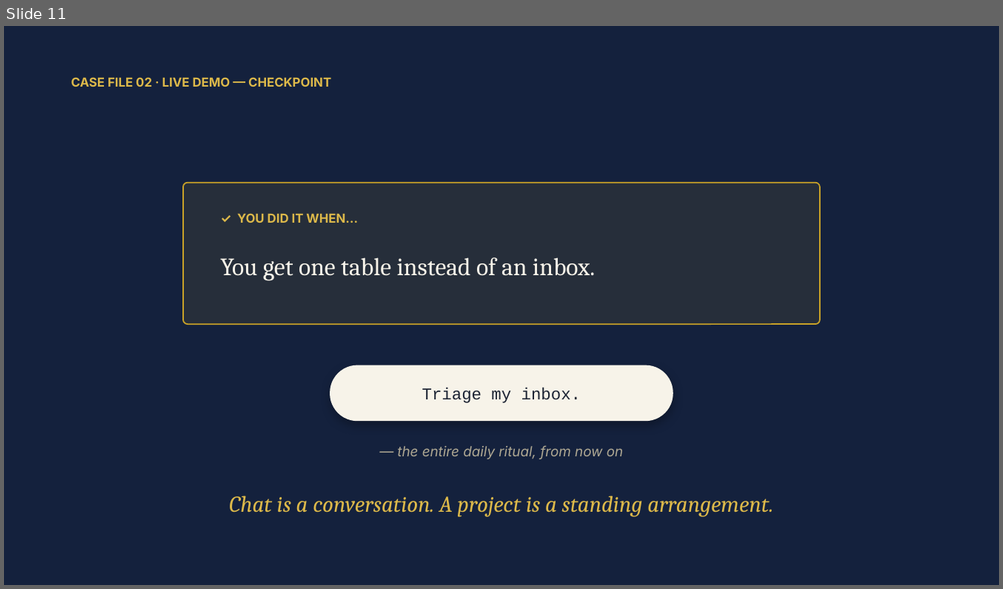
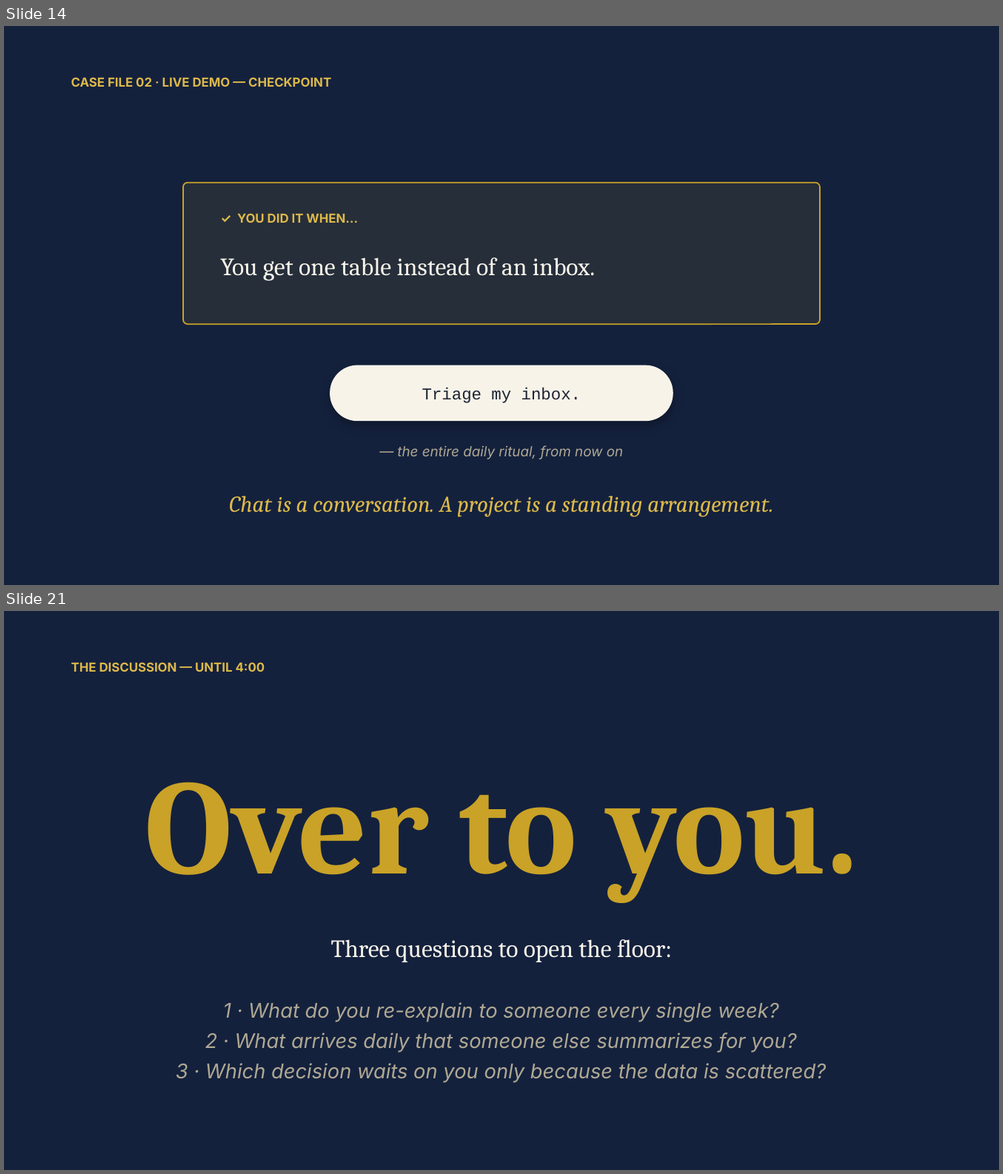
Before and after one commit to denisekgosnell/Donna, a slide deck: assets/build-your-own-donna.pptx. Shown one above the other, each under a label of ours: slide 11 before the commit, slides 14 and 21 after it; the slides between them are not shown. The pictures are 1003x589 and 1003x1174 pixels, drawn with LibreOffice and Linux fonts; fonts in the diff are those of the drawing. Boxes give left, top, right and bottom in pixels: in the first picture for what was removed or moved away, otherwise in the second. Text is boxed around its words. In the diff, an @@ line names an element or a change of style, - is before the commit and + after.

```diff
--- a/assets/build-your-own-donna.pptx
+++ b/assets/build-your-own-donna.pptx
@@ slide 21 added at [4,611,999,1170], background #14213D @@
@@ text added at [71,662,265,672], 12 pt, text #DDB94A, bold @@
+THE DISCUSSION — UNTIL 4:00
@@ text added at [145,782,857,903], 130 pt, text #C9A227, bold @@
+Over to you.
@@ text added at [331,940,671,963], 24 pt, text #F7F3E9 @@
+Three questions to open the floor:
@@ text added at [176,1002,826,1083], 19.5 pt, text #AFA893, italic @@
+1 · What do you re-explain to someone every single week?
+2 · What arrives daily that someone else summarizes for you?
+3 · Which decision waits on you only because the data is scattered?
@@ what was slide 11 is now slide 14 @@
```
Also in this commit, not shown: 11 slides changed, 5 other slides added, 10 other files.
